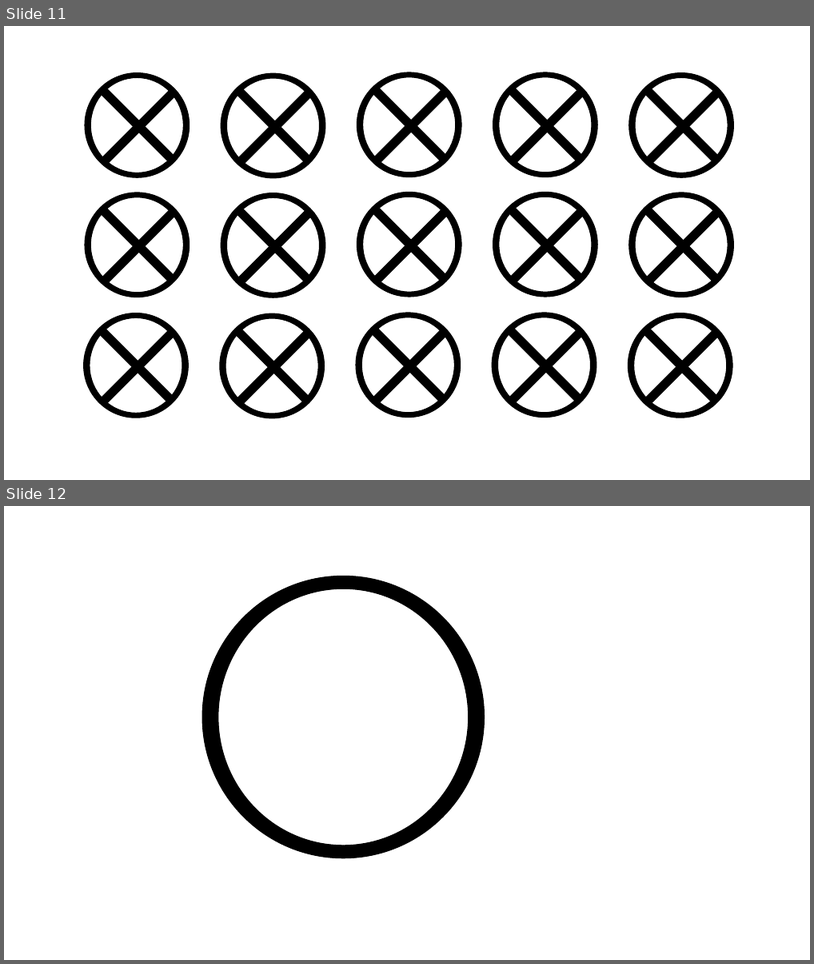
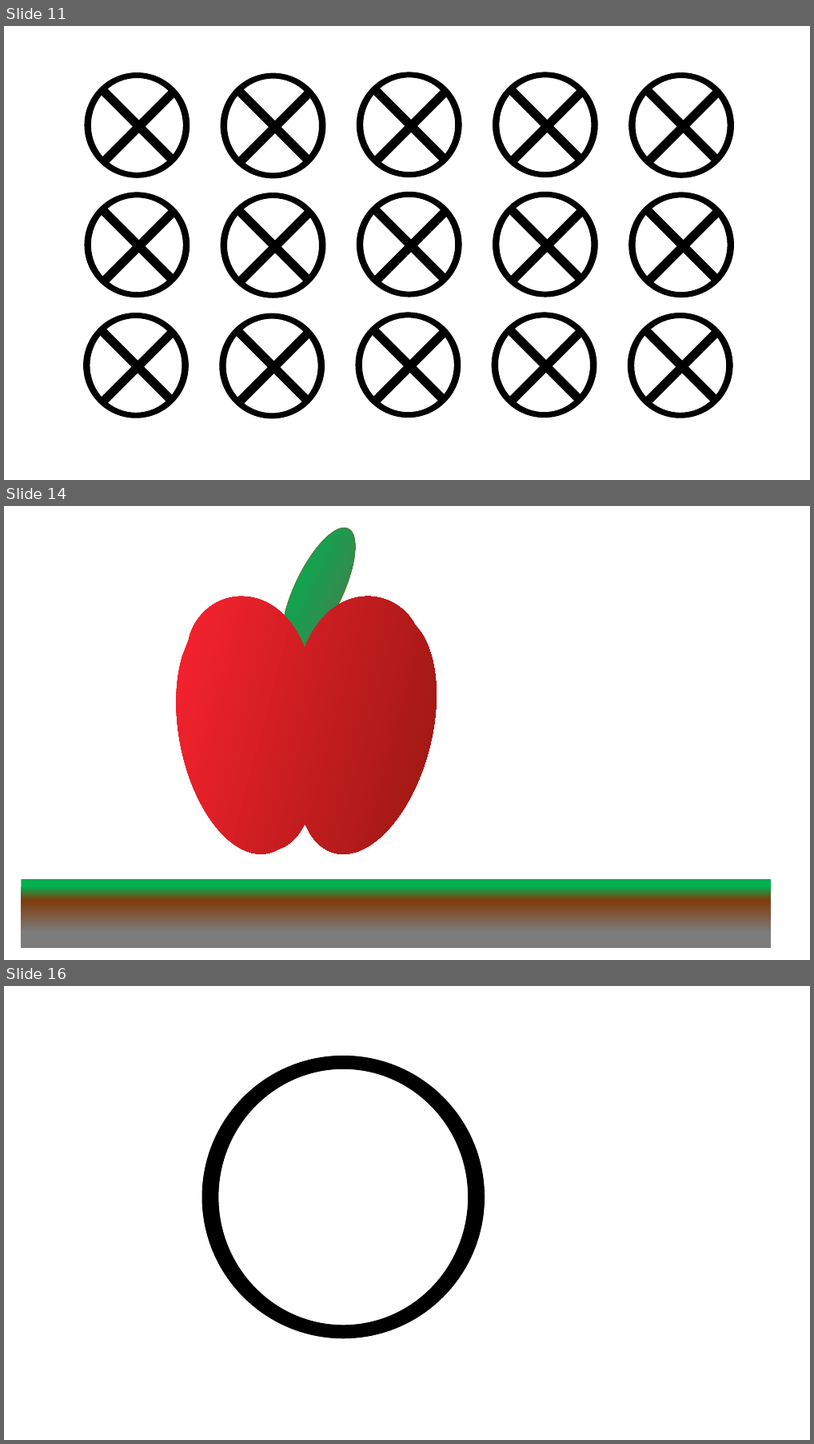
Before and after one commit to Nebulean/Electro-Pong, a slide deck: misc/assets.pptx. Shown one above the other, each under a label of ours: slides 11 and 12 before the commit, slides 11, 14 and 16 after it; the slides between them are not shown. The pictures are 814x964 and 814x1444 pixels, drawn with LibreOffice and Linux fonts; fonts in the diff are those of the drawing. Boxes give left, top, right and bottom in pixels: in the first picture for what was removed or moved away, otherwise in the second. Text is boxed around its words. In the diff, an @@ line names an element or a change of style, - is before the commit and + after.

```diff
--- a/misc/assets.pptx
+++ b/misc/assets.pptx
@@ slide 14 added at (x1=4, y1=506, x2=810, y2=960), background #FFFFFF @@
@@ ellipse added at (x1=268, y1=518, x2=370, y2=662), fill gradient #00B050 to #457F4E, outline #538035 1 pt @@
@@ freeform shape added at (x1=138, y1=552, x2=464, y2=890), fill gradient #FF2332 to #A21914 @@
@@ rectangle added at (x1=21, y1=879, x2=772, y2=947), fill gradient #00B050 to #813B0B to #7C7C7C @@
@@ what was slide 12 is now slide 16 @@
```
Also in this commit, not shown: 3 other slides added, 16 other files.
